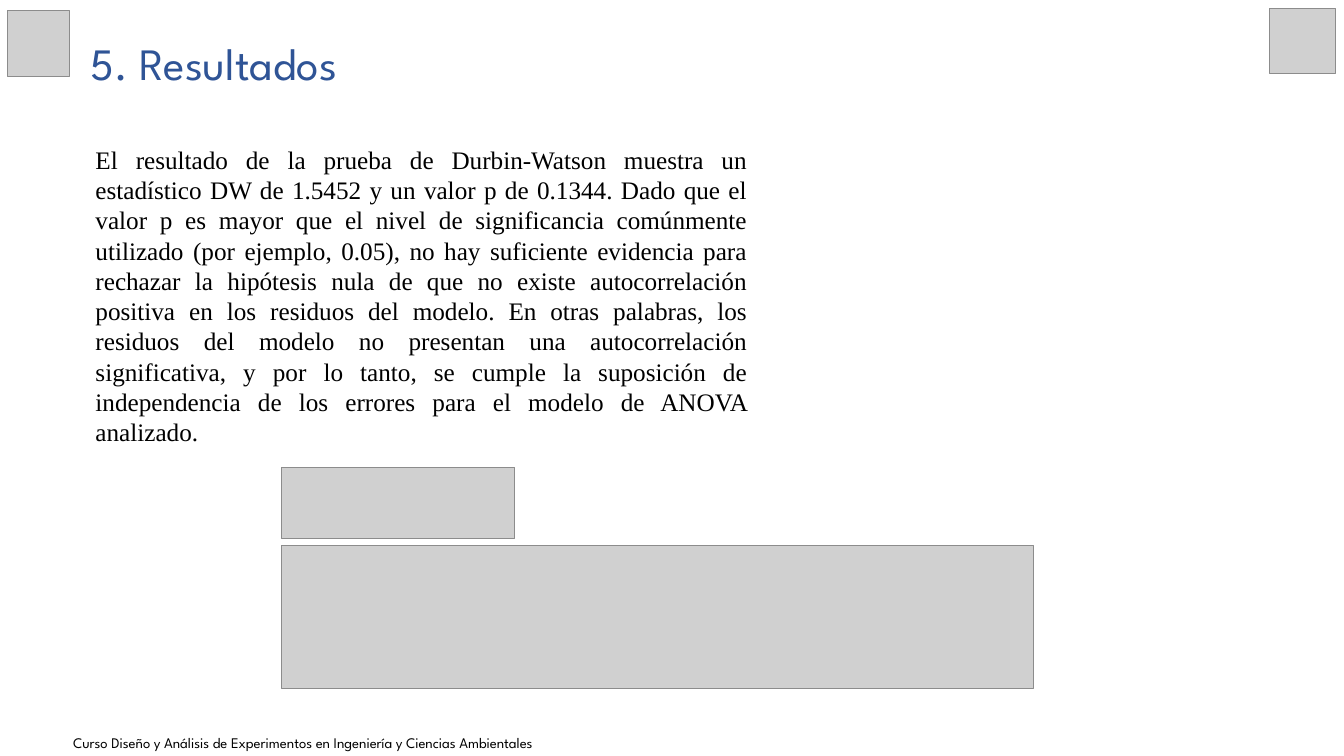
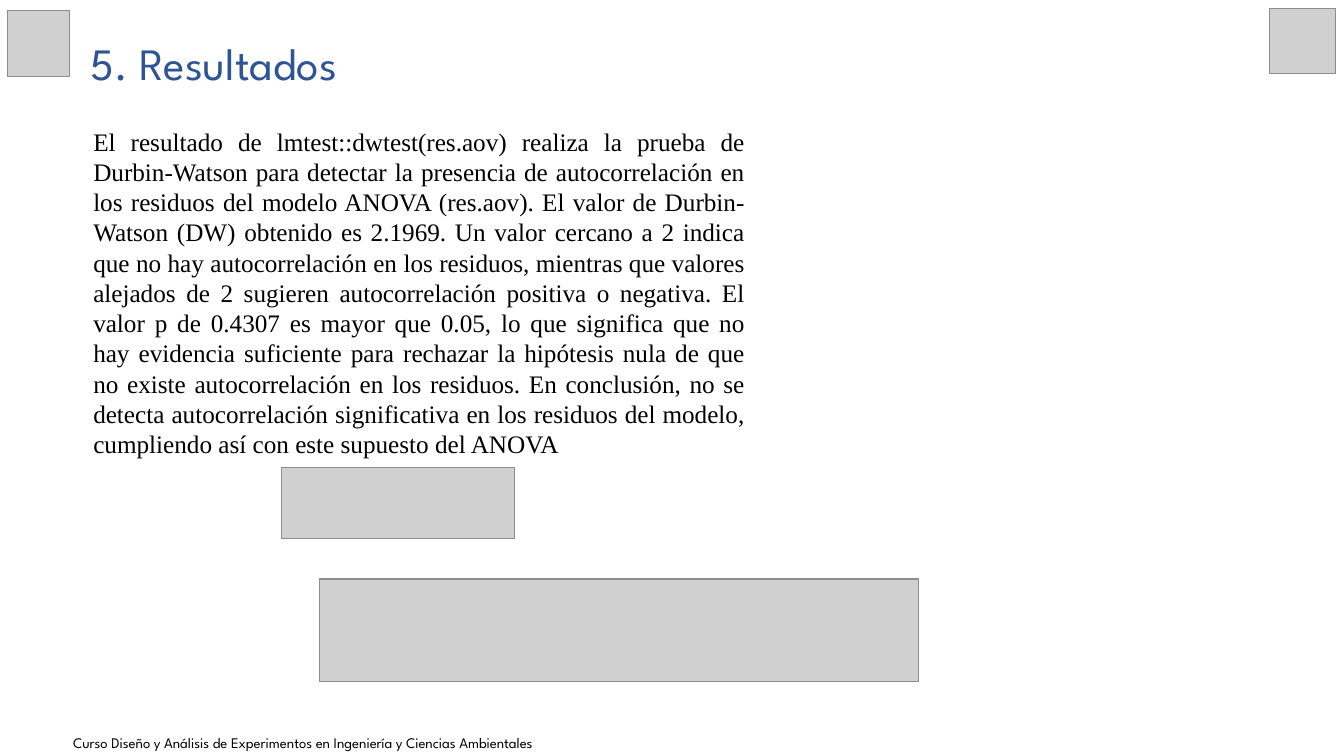
Before and after one commit to JoseZevallosR/Diseno_experimental, a slide deck: slide 10 of tarea4/04_Presentación_A_Estadístico_24_09_2024.pptx. Drawn at 1344x756 pixels with LibreOffice and Linux fonts; fonts in the diff are those of the drawing; grey boxes stand for pictures. Boxes give left, top, right and bottom in pixels: in the first picture for what was removed or moved away, otherwise in the second. Text is boxed around its words. In the diff, an @@ line names an element or a change of style, - is before the commit and + after.

```diff
--- a/tarea4/04_Presentación_A_Estadístico_24_09_2024.pptx
+++ b/tarea4/04_Presentación_A_Estadístico_24_09_2024.pptx
@@ text at <box>93,133,745,459</box>: text changed @@
-El resultado de la prueba de Durbin-Watson muestra un estadístico DW de 1.5452 y un valor p de 0.1344. Dado que el valor p es mayor que el nivel de significancia comúnmente utilizado (por ejemplo, 0.05), no hay suficiente evidencia para rechazar la hipótesis nula de que no existe autocorrelación positiva en los residuos del modelo. En otras palabras, los residuos del modelo no presentan una autocorrelación significativa, y por lo tanto, se cumple la suposición de independencia de los errores para el modelo de ANOVA analizado.
+El resultado de lmtest::dwtest(res.aov) realiza la prueba de Durbin-Watson para detectar la presencia de autocorrelación en los residuos del modelo ANOVA (res.aov). El valor de Durbin-Watson (DW) obtenido es 2.1969. Un valor cercano a 2 indica que no hay autocorrelación en los residuos, mientras que valores alejados de 2 sugieren autocorrelación positiva o negativa. El valor p de 0.4307 es mayor que 0.05, lo que significa que no hay evidencia suficiente para rechazar la hipótesis nula de que no existe autocorrelación en los residuos. En conclusión, no se detecta autocorrelación significativa en los residuos del modelo, cumpliendo así con este supuesto del ANOVA
@@ picture: place and size @@
-picture at <box>281,545,1033,689</box>
+picture at <box>320,579,920,682</box>
```
Also in this commit, not shown: 7 other slides changed, 2 other files.
